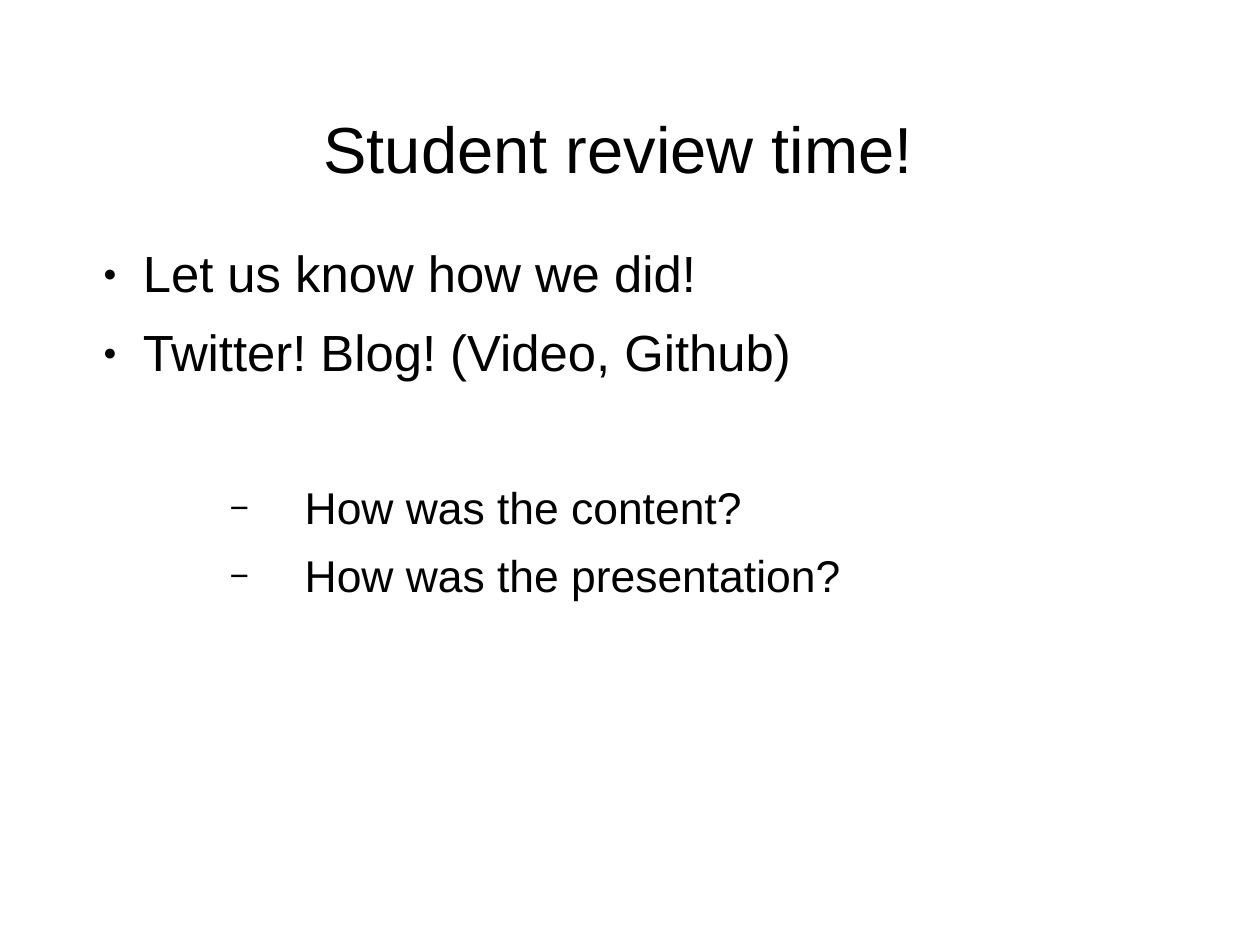
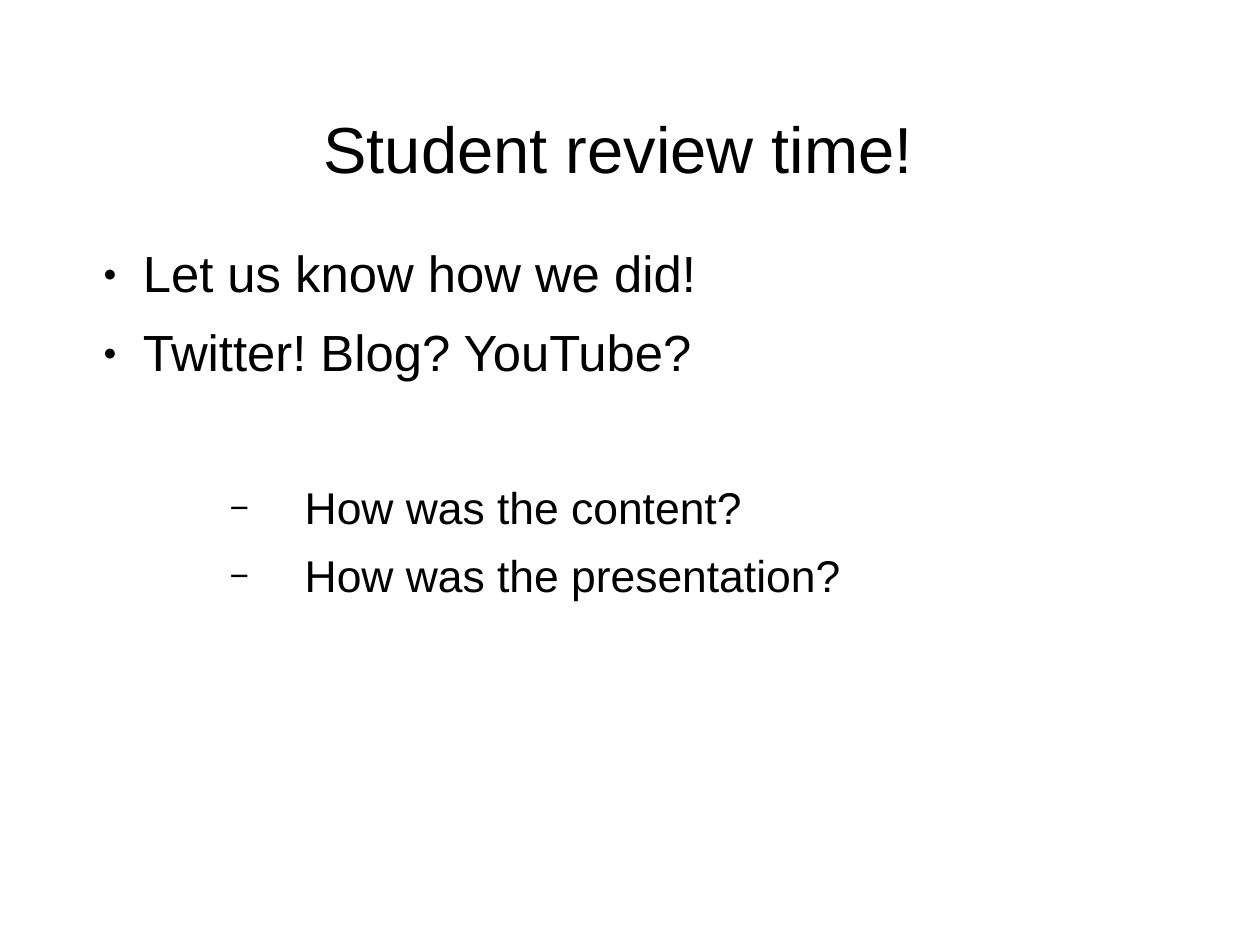
Before and after one commit to shawea/blueGrass, a slide deck: slide 22 of trainTheTrainer/2of2.odp (slide 21 before the commit). Drawn at 1260x945 pixels with LibreOffice and Linux fonts; fonts in the diff are those of the drawing; background and template pictures are left out. Boxes give left, top, right and bottom in pixels: in the first picture for what was removed or moved away, otherwise in the second. Text is boxed around its words. In the diff, an @@ line names an element or a change of style, - is before the commit and + after.

```diff
--- a/trainTheTrainer/2of2.odp
+++ b/trainTheTrainer/2of2.odp
@@ text at box(143, 334, 692, 382): text changed @@
-● Twitter! Blog! (Video, Github)
+● Twitter! Blog? YouTube?
```
Also in this commit, not shown: 2 other slides changed, 6 slides added, 6 slides removed, 4 other files.
